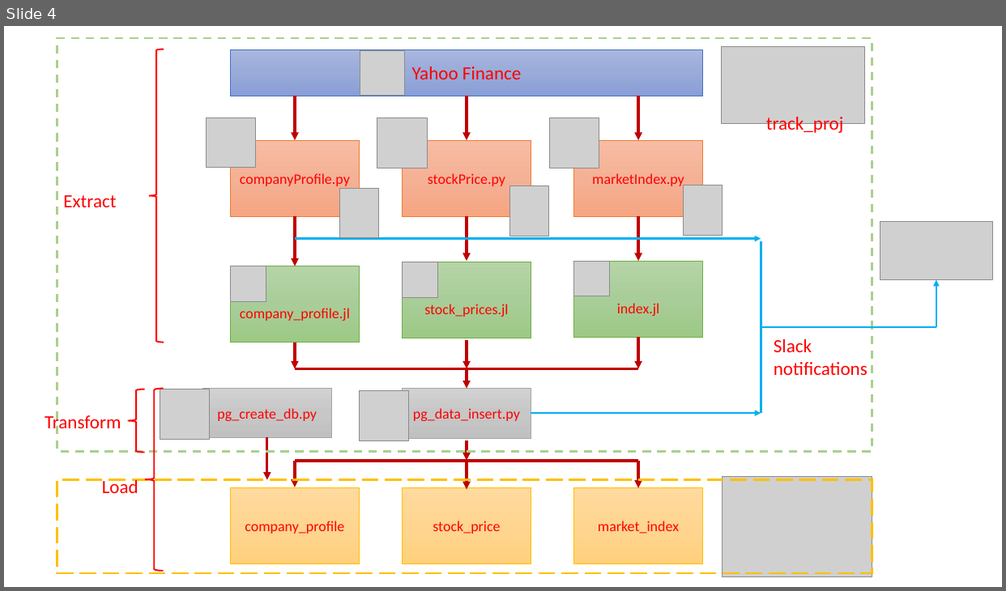
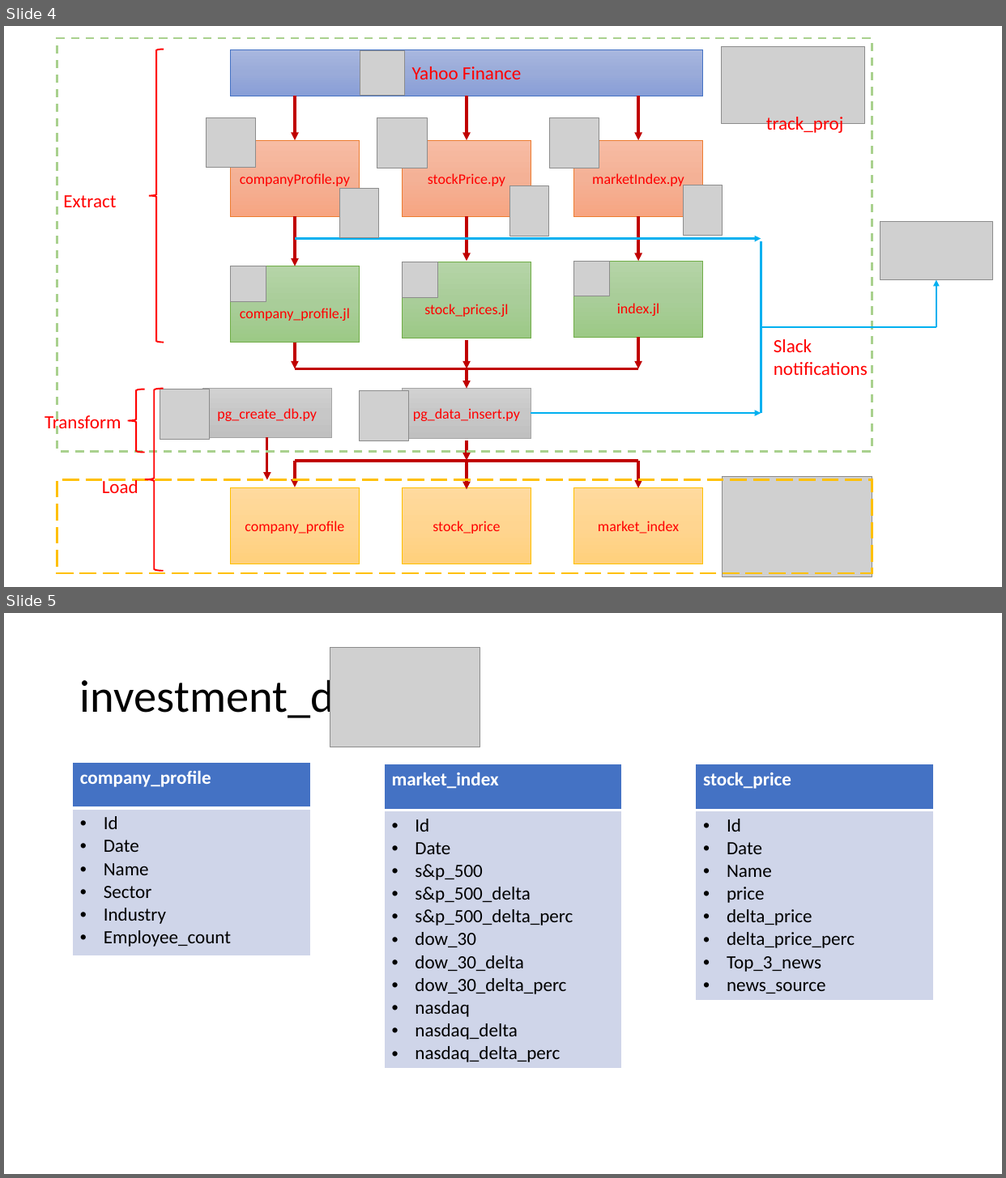
Before and after one commit to NikhilSawal/investment_portfolio, a slide deck: misc_files/project_slides.pptx. Shown one above the other, each under a label of ours: slide 4 before the commit, slides 4 and 5 after it. The pictures are 1006x591 and 1006x1178 pixels, drawn with LibreOffice and Linux fonts; fonts in the diff are those of the drawing; grey boxes stand for pictures. Boxes give left, top, right and bottom in pixels: in the first picture for what was removed or moved away, otherwise in the second. Text is boxed around its words. In the diff, an @@ line names an element or a change of style, - is before the commit and + after.

```diff
--- a/misc_files/project_slides.pptx
+++ b/misc_files/project_slides.pptx
@@ slide 5 added at [4,613,1002,1174], background #FFFFFF @@
@@ picture added at [330,648,480,747] @@
@@ title added at [80,673,359,722], 44 pt, text #000000 @@
+investment_db
@@ table added at [73,763,311,956], 2 rows, 1 columns @@
+company_profile
+Id / Date / Name / Sector / Industry / Employee_count
@@ table added at [385,764,622,1066], 2 rows, 1 columns @@
+market_index
+Id / Date / s&p_500 / s&p_500_delta / s&p_500_delta_perc / dow_30 / dow_30_delta / dow_30_delta_perc / nasdaq / nasdaq_delta / nasdaq_delta_perc
@@ table added at [696,764,934,997], 2 rows, 1 columns @@
+stock_price
+Id / Date / Name / price / delta_price / delta_price_perc / Top_3_news / news_source
```
Also in this commit, not shown: 1 slide changed, 3 other files.
